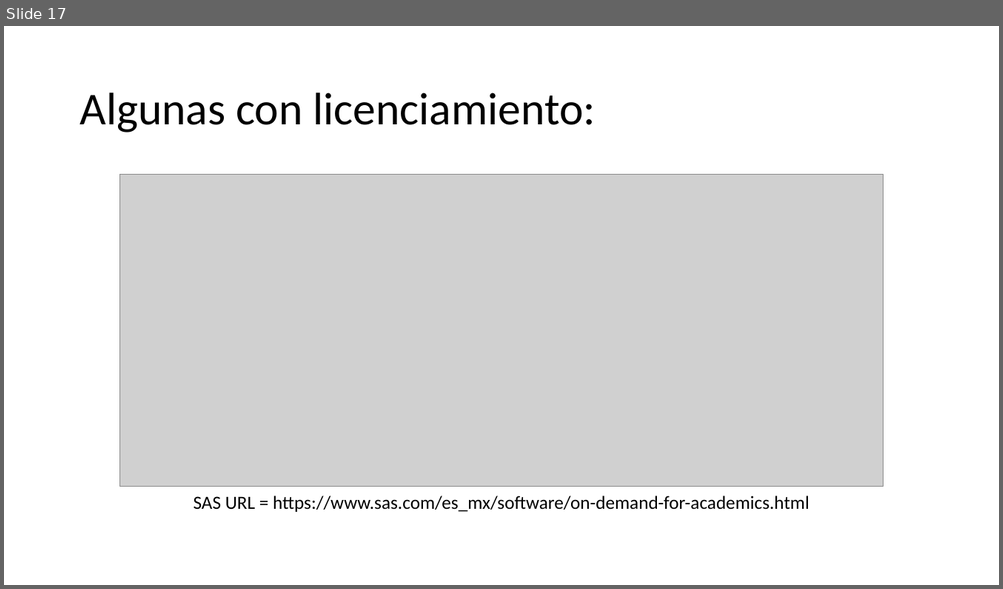
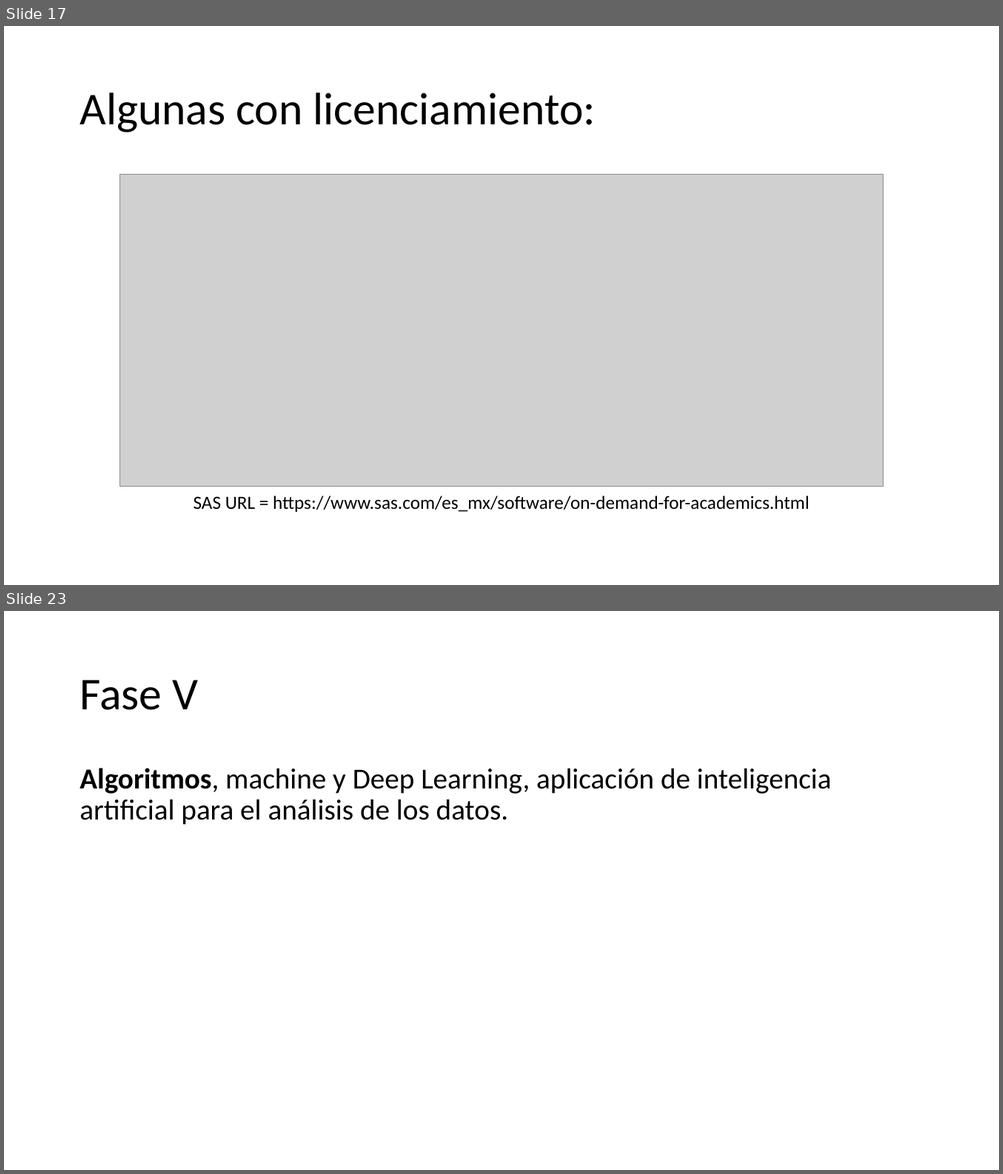
Before and after one commit to wparedesgt/RBasico, a slide deck: presentaciones/S01-New/00_Inicio.pptx. Shown one above the other, each under a label of ours: slide 17 before the commit, slides 17 and 23 after it; the slides between them are not shown. The pictures are 1003x589 and 1003x1174 pixels, drawn with LibreOffice and Linux fonts; fonts in the diff are those of the drawing; grey boxes stand for pictures; background and template pictures are left out. Boxes give left, top, right and bottom in pixels: in the first picture for what was removed or moved away, otherwise in the second. Text is boxed around its words. In the diff, an @@ line names an element or a change of style, - is before the commit and + after.

```diff
--- a/presentaciones/S01-New/00_Inicio.pptx
+++ b/presentaciones/S01-New/00_Inicio.pptx
@@ slide 23 added at box(4, 611, 999, 1170), background picture (left out) @@
@@ title added at box(79, 680, 198, 710), 44 pt, text #000000 @@
+Fase V
@@ text added at box(79, 768, 831, 825), 28 pt, text #000000 @@
+Algoritmos, machine y Deep Learning, aplicación de inteligencia artificial para el análisis de los datos.
```
Also in this commit, not shown: 1 slide changed, 5 other slides added, 2 other files.
